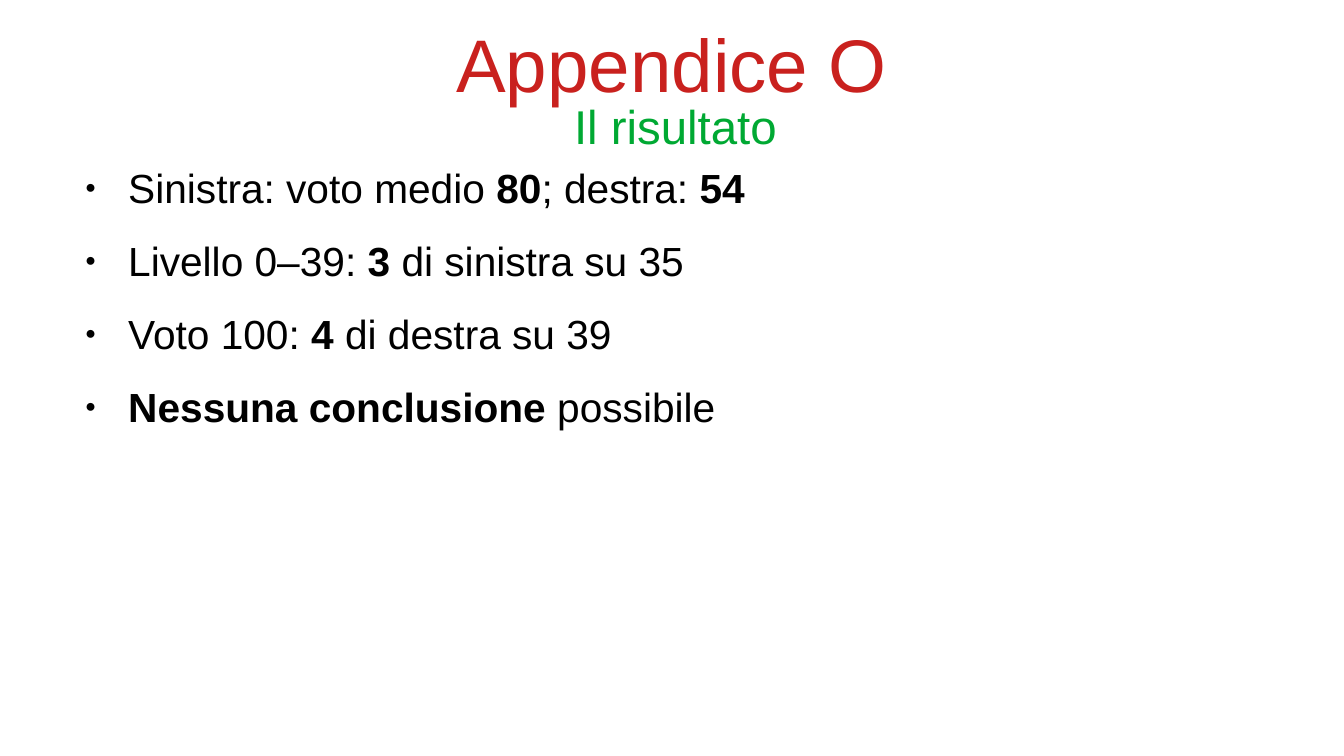
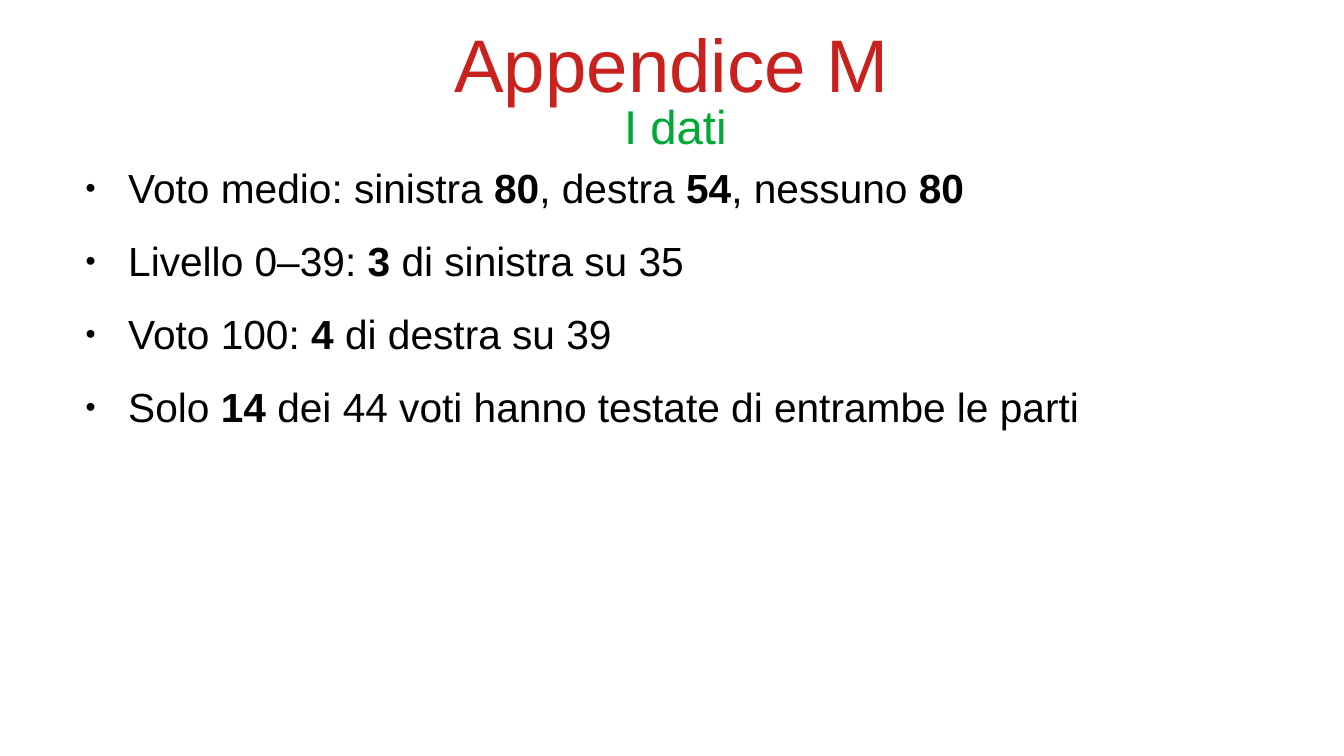
Before and after one commit to bianchi-john/PublisherClassification, a slide deck: slide 71 of Presentazioni/Paper rivista/PaperRivista.odp (slide 76 before the commit). Drawn at 1344x756 pixels with LibreOffice and Linux fonts; fonts in the diff are those of the drawing. Boxes give left, top, right and bottom in pixels: in the first picture for what was removed or moved away, otherwise in the second. Text is boxed around its words. In the diff, an @@ line names an element or a change of style, - is before the commit and + after.

```diff
--- a/Presentazioni/Paper rivista/PaperRivista.odp
+++ b/Presentazioni/Paper rivista/PaperRivista.odp
@@ title at box(454, 38, 889, 106): text changed @@
-Appendice O
+Appendice M
@@ title at box(624, 109, 726, 145): text changed @@
-Il risultato
+I dati
@@ text at box(128, 173, 964, 209): text changed @@
-● Sinistra: voto medio 80; destra: 54
+● Voto medio: sinistra 80, destra 54, nessuno 80
@@ text at box(128, 392, 1079, 429): text changed; bold off @@
-● Nessuna conclusione possibile
+● Solo 14 dei 44 voti hanno testate di entrambe le parti
```
Also in this commit, not shown: 10 other slides changed, 11 slides added, 5 slides removed, 36 other files.
